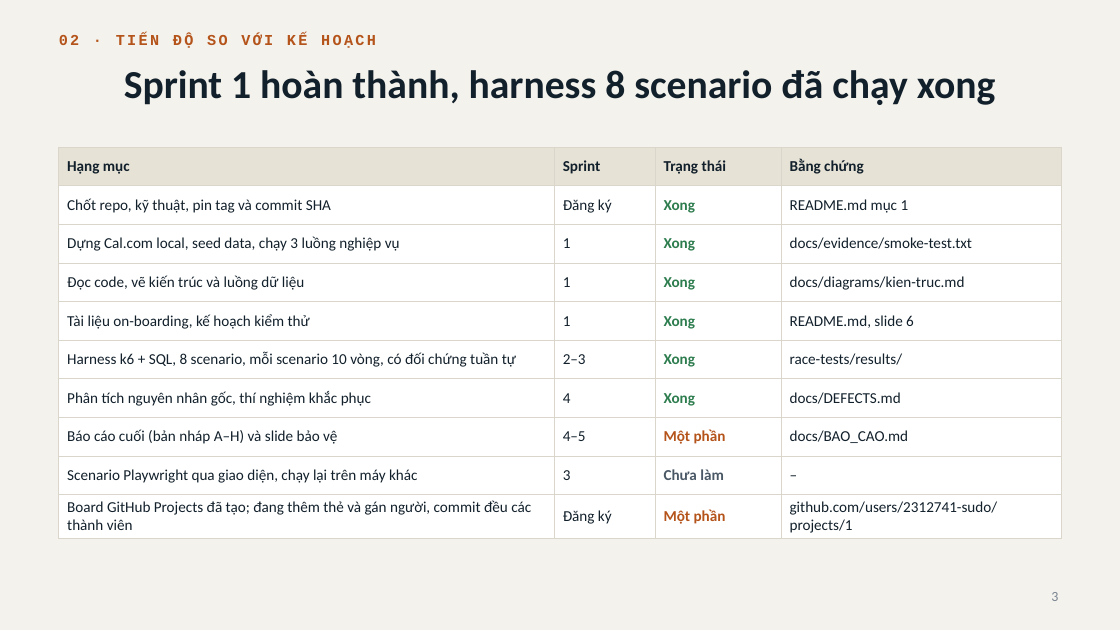
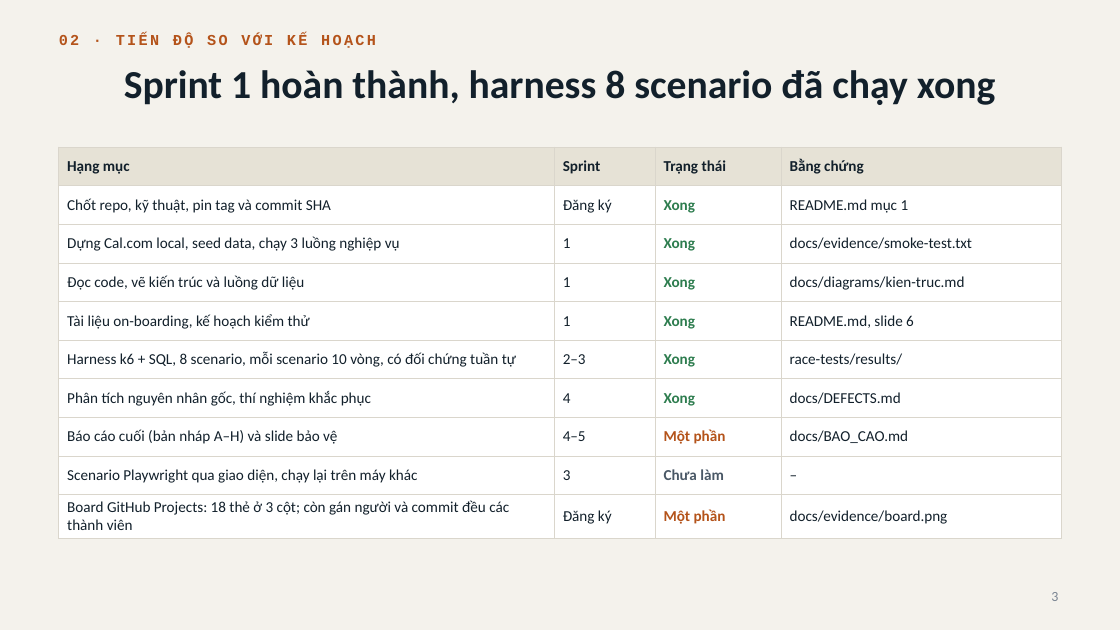
Before and after one commit to 2312741-sudo/kiem_thu_pm, a slide deck: slide 3 of docs/BAO_CAO_GIUA_KY_R05-K15.pptx. Drawn at 1120x630 pixels with LibreOffice and Linux fonts; fonts in the diff are those of the drawing. Boxes give left, top, right and bottom in pixels: in the first picture for what was removed or moved away, otherwise in the second. Text is boxed around its words. In the diff, an @@ line names an element or a change of style, - is before the commit and + after.

```diff
--- a/docs/BAO_CAO_GIUA_KY_R05-K15.pptx
+++ b/docs/BAO_CAO_GIUA_KY_R05-K15.pptx
@@ table at box(59, 147, 1061, 534) @@
-row 10, column 1: Board GitHub Projects đã tạo; đang thêm thẻ và gán người, commit đều các thành viên
+row 10, column 1: Board GitHub Projects: 18 thẻ ở 3 cột; còn gán người và commit đều các thành viên
-row 10, column 4: github.com/users/2312741-sudo/projects/1
+row 10, column 4: docs/evidence/board.png
```
Also in this commit, not shown: 5 other files.
